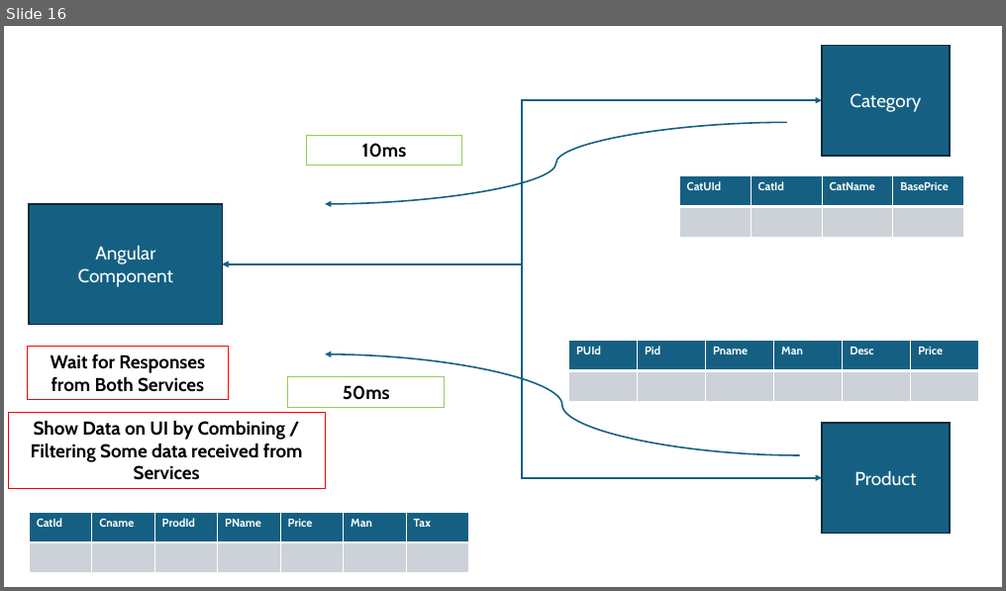
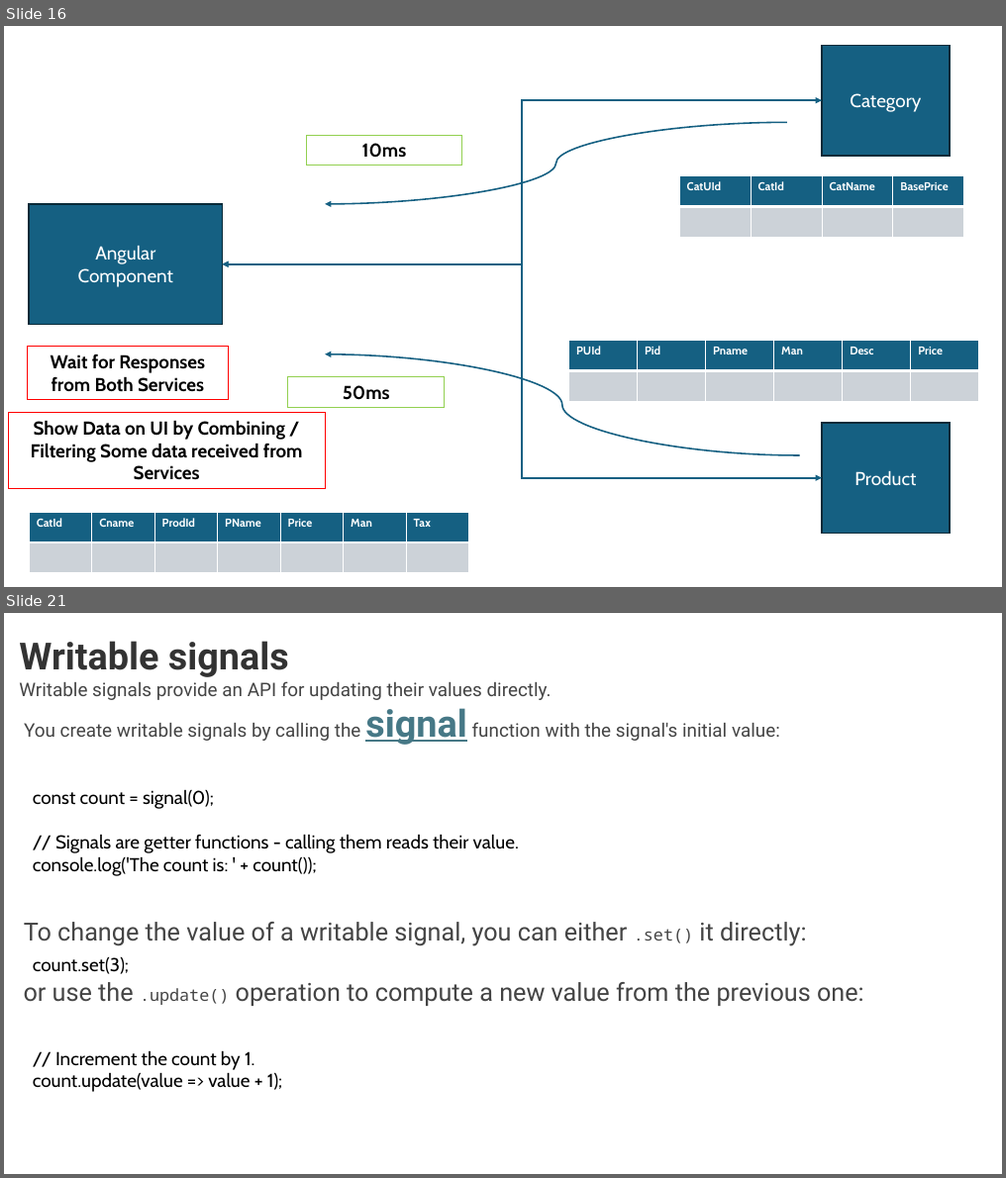
Before and after one commit to maheshsabnis/ng17guard, a slide deck: my-ng-app/Angular_Training_Images.pptx. Shown one above the other, each under a label of ours: slide 16 before the commit, slides 16 and 21 after it; the slides between them are not shown. The pictures are 1006x591 and 1006x1178 pixels, drawn with LibreOffice and Linux fonts; fonts in the diff are those of the drawing. Boxes give left, top, right and bottom in pixels: in the first picture for what was removed or moved away, otherwise in the second. Text is boxed around its words. In the diff, an @@ line names an element or a change of style, - is before the commit and + after.

```diff
--- a/my-ng-app/Angular_Training_Images.pptx
+++ b/my-ng-app/Angular_Training_Images.pptx
@@ slide 21 added at (4,613,1002,1174), background #FFFFFF @@
@@ text added at (19,641,780,745), 18 pt, text #444444 @@
+Writable signals
+Writable signals provide an API for updating their values directly.
+You create writable signals by calling the signal function with the signal's initial value:
@@ text added at (33,790,519,876), 18 pt, text #000000 @@
+const count = signal(0);
+// Signals are getter functions - calling them reads their value.
+console.log('The count is: ' + count());
@@ text added at (24,922,807,947), 24 pt, text #444444 @@
+To change the value of a writable signal, you can either .set() it directly:
@@ text added at (33,957,129,974), 18 pt, text #000000 @@
+count.set(3);
@@ text added at (24,982,864,1006), 24 pt, text #444444 @@
+or use the .update() operation to compute a new value from the previous one:
@@ text added at (33,1051,282,1092), 18 pt, text #000000 @@
+// Increment the count by 1.
+count.update(value => value + 1);
```
Also in this commit, not shown: 5 other slides added, 23 other files.
